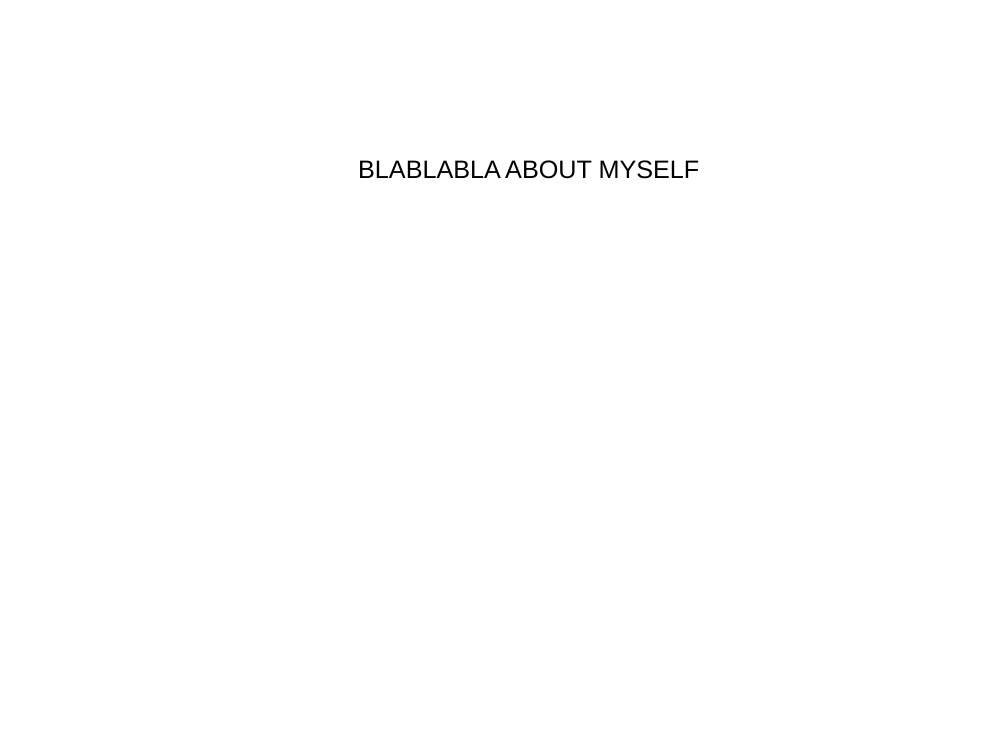
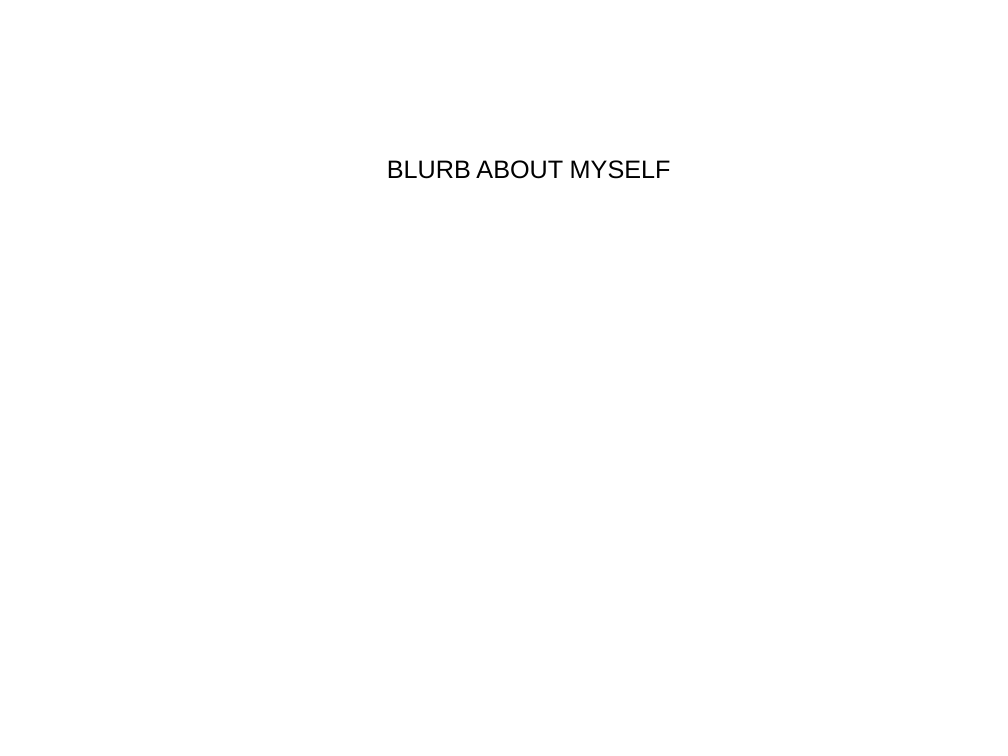
Before and after one commit to plibnik/Final_Project, a slide deck: slide 1 of FP_presentation.ppt. Drawn at 1008x756 pixels with LibreOffice and Linux fonts; fonts in the diff are those of the drawing. Boxes give left, top, right and bottom in pixels: in the first picture for what was removed or moved away, otherwise in the second. Text is boxed around its words. In the diff, an @@ line names an element or a change of style, - is before the commit and + after.

```diff
--- a/FP_presentation.ppt
+++ b/FP_presentation.ppt
@@ text at (387, 160, 671, 179): text changed @@
-BLABLABLA ABOUT MYSELF
+BLURB ABOUT MYSELF
```
Also in this commit, not shown: 3 other slides changed, 2 other files.
